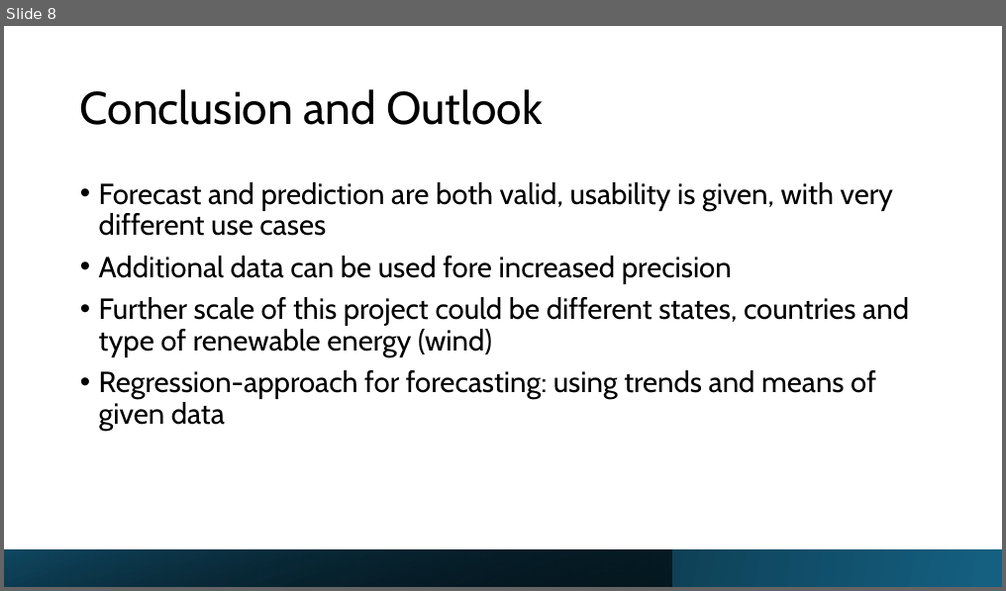
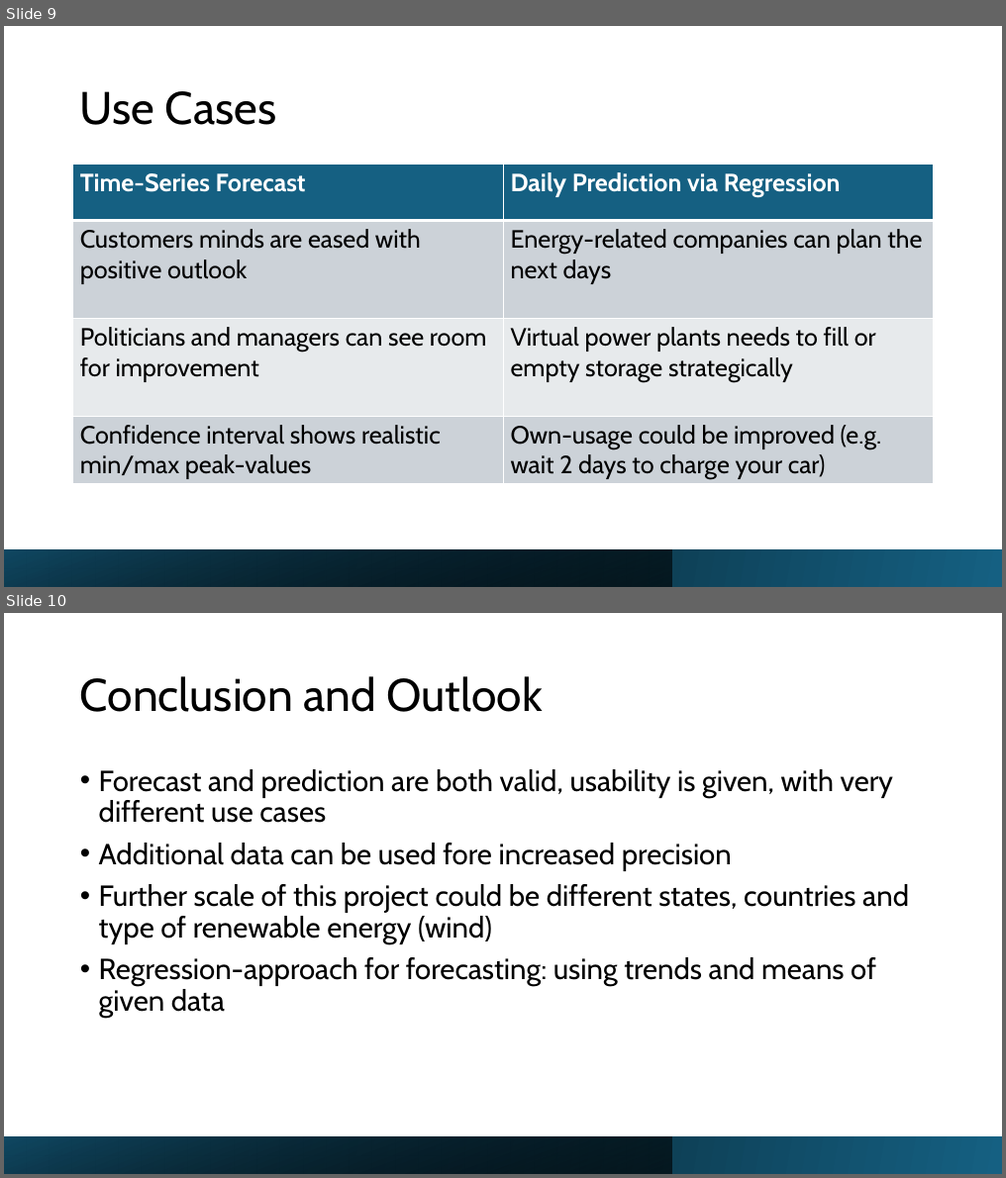
Before and after one commit to raminsdp/Energy_Production_data_repo, a slide deck: Solar_Project_EDA.pptx. Shown one above the other, each under a label of ours: slide 8 before the commit, slides 9 and 10 after it. The pictures are 1006x591 and 1006x1178 pixels, drawn with LibreOffice and Linux fonts; fonts in the diff are those of the drawing. Boxes give left, top, right and bottom in pixels: in the first picture for what was removed or moved away, otherwise in the second. Text is boxed around its words. In the diff, an @@ line names an element or a change of style, - is before the commit and + after.

```diff
--- a/Solar_Project_EDA.pptx
+++ b/Solar_Project_EDA.pptx
@@ slide 9 added at <box>4,26,1002,587</box>, background #FFFFFF @@
@@ title added at <box>80,91,277,125</box>, 44 pt, text #000000 @@
+Use Cases
@@ table added at <box>73,165,934,483</box>, 4 rows, 2 columns @@
+Time-Series Forecast | Daily Prediction via Regression
+Customers minds are eased with positive outlook | Energy-related companies can plan the next days
+Politicians and managers can see room for improvement | Virtual power plants needs to fill or empty storage strategically
+Confidence interval shows realistic min/max peak-values | Own-usage could be improved (e.g. wait 2 days to charge your car)
@@ rectangle added at <box>4,550,1002,587</box>, fill gradient #156082 to #000000 @@
@@ rectangle added at <box>4,550,672,587</box>, fill gradient #000000 to #104862 @@
@@ what was slide 8 is now slide 10 @@
```
Also in this commit, not shown: 3 slides changed, 1 other slide added, 3 other files.
